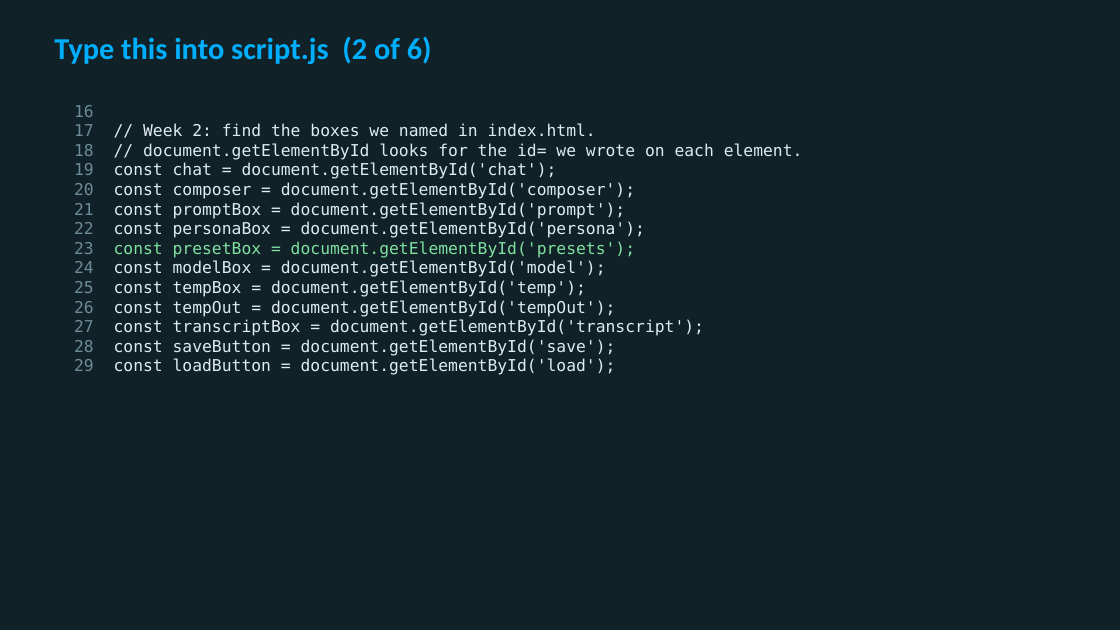
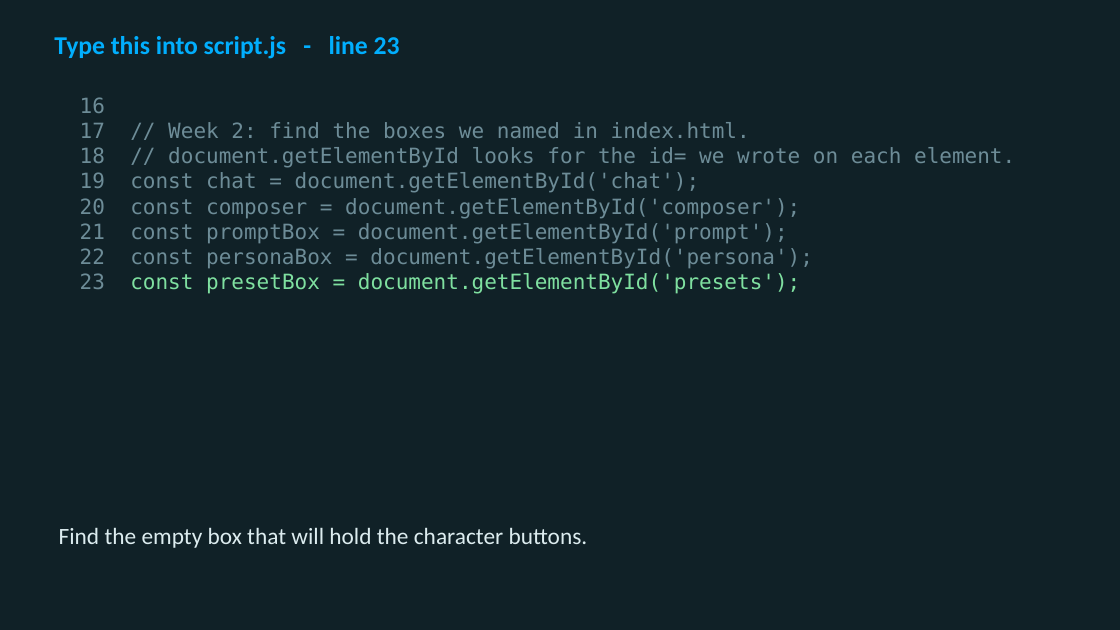
Before and after one commit to utgapps/utgapps.github.io, a slide deck: slide 14 of ai101/slides/week-13.pptx (slide 8 before the commit). Drawn at 1120x630 pixels with LibreOffice and Linux fonts; fonts in the diff are those of the drawing. Boxes give left, top, right and bottom in pixels: in the first picture for what was removed or moved away, otherwise in the second. Text is boxed around its words. In the diff, an @@ line names an element or a change of style, - is before the commit and + after.

```diff
--- a/ai101/slides/week-13.pptx
+++ b/ai101/slides/week-13.pptx
@@ text at <box>54,36,400,59</box>: text changed; size 26 to 22 pt @@
-Type this into script.js (2 of 6)
+Type this into script.js - line 23
@@ text "16": place and size @@
-text "16" at <box>74,105,803,375</box>
+text "16" at <box>80,97,1015,294</box>
@@ text "16" at <box>80,97,1015,294</box>: size 14 to 18 pt; text colour #DCECEF to #6D8C97 in "// Week 2: find the boxes we ...", "// document.getElementById looks for the id= we ...", "const chat = document.getElementById('chat');", "const composer = document.getElementById('composer');" and 2 more places @@
@@ text at <box>114,260,704,375</box>: paragraphs removed @@
-24 const modelBox = document.getElementById('model');
-25 const tempBox = document.getElementById('temp');
-26 const tempOut = document.getElementById('tempOut');
-27 const transcriptBox = document.getElementById('transcript');
-28 const saveButton = document.getElementById('save');
-29 const loadButton = document.getElementById('load');
@@ text added at <box>59,527,588,548</box>, 20 pt, text #DCECEF @@
+Find the empty box that will hold the character buttons.
```
Also in this commit, not shown: 3 other slides changed, 40 slides added, 3 slides removed, 19 other files.
